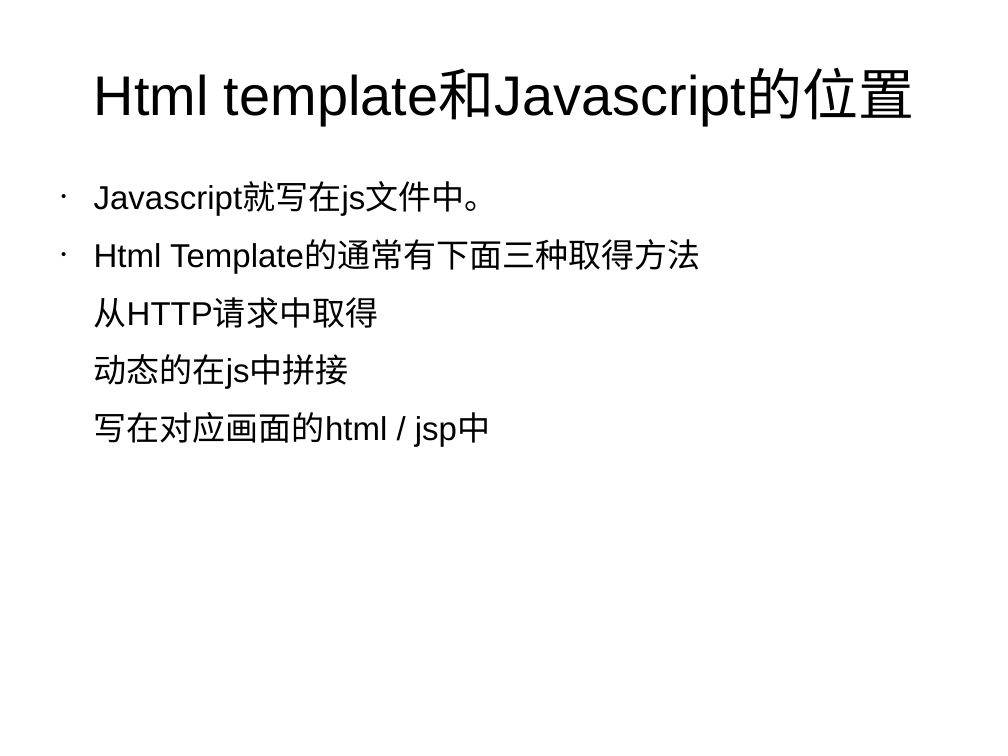
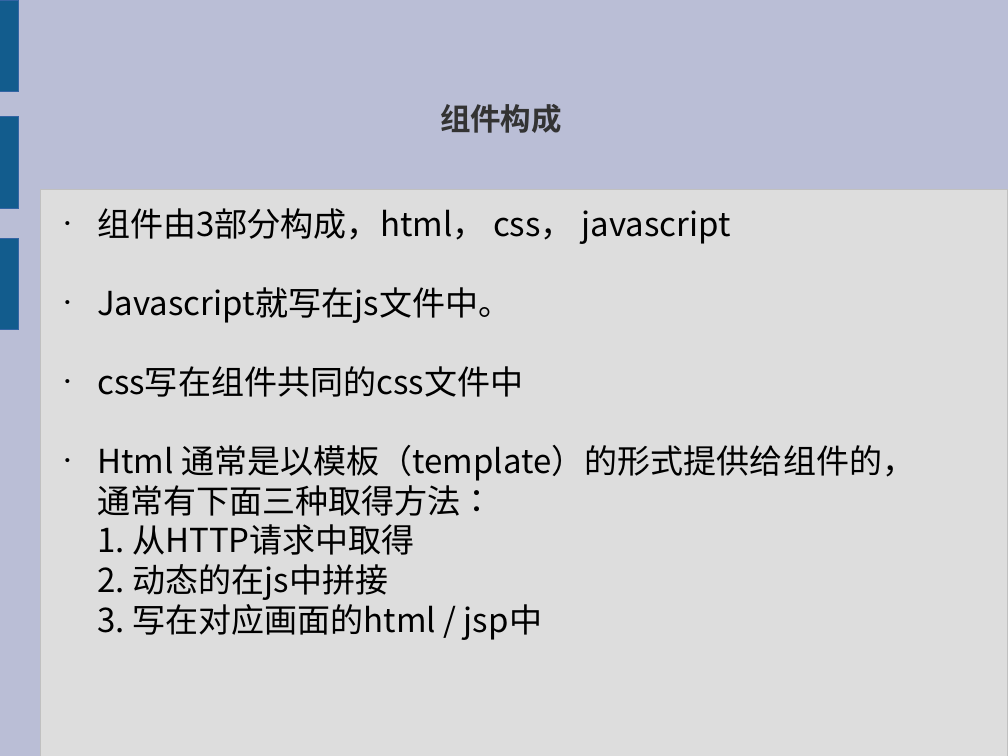
Before and after one commit to xiaoyuan521/jquery_plugin, a slide deck: slide 4 of jquery_plugin.odp. Drawn at 1008x756 pixels with LibreOffice and Linux fonts; fonts in the diff are those of the drawing. Boxes give left, top, right and bottom in pixels: in the first picture for what was removed or moved away, otherwise in the second. Text is boxed around its words. In the diff, an @@ line names an element or a change of style, - is before the commit and + after.

Commit message:
modify ppt

```diff
--- a/jquery_plugin.odp
+++ b/jquery_plugin.odp
@@ background #FFFFFF to #BABED6 @@
@@ rectangle added at (0,0,18,91), fill #125C8D, outline #3465A4 0 pt @@
@@ title removed at (94,71,914,125) @@
-Html template和Javascript的位置
@@ rectangle added at (0,117,18,209), fill #125C8D, outline #3465A4 0 pt @@
@@ title added at (440,104,562,133), 24 pt, text #333333, bold @@
+组件构成
@@ rectangle added at (40,189,1008,756), fill #DDDDDD, outline #C0C0C0 0 pt @@
@@ text "组件由3部分构成，html， css， javascript": place and size @@
-text "组件由3部分构成，html， css， javascript" at (94,183,701,446)
+text "组件由3部分构成，html， css， javascript" at (97,208,915,640)
@@ text at (97,208,730,244): paragraph added @@
+• 组件由3部分构成，html， css， javascript
@@ rectangle added at (0,238,18,329), fill #125C8D, outline #3465A4 0 pt @@
@@ text at (97,287,511,323): font Arial to Noto Sans CJK SC in "Javascript就写在js文件中。"; less space between paragraphs @@
@@ text at (97,366,915,640): text changed; font Arial to Noto Sans CJK SC @@
-• Html Template的通常有下面三种取得方法
-从HTTP请求中取得
-动态的在js中拼接
-写在对应画面的html / jsp中
+• css写在组件共同的css文件中
+• Html 通常是以模板（template）的形式提供给组件的，
+通常有下面三种取得方法：
+1. 从HTTP请求中取得
+2. 动态的在js中拼接
+3. 写在对应画面的html / jsp中
```
Also in this commit, not shown: 14 other slides changed, 4 slides added, 3 slides removed, 1 other file.
